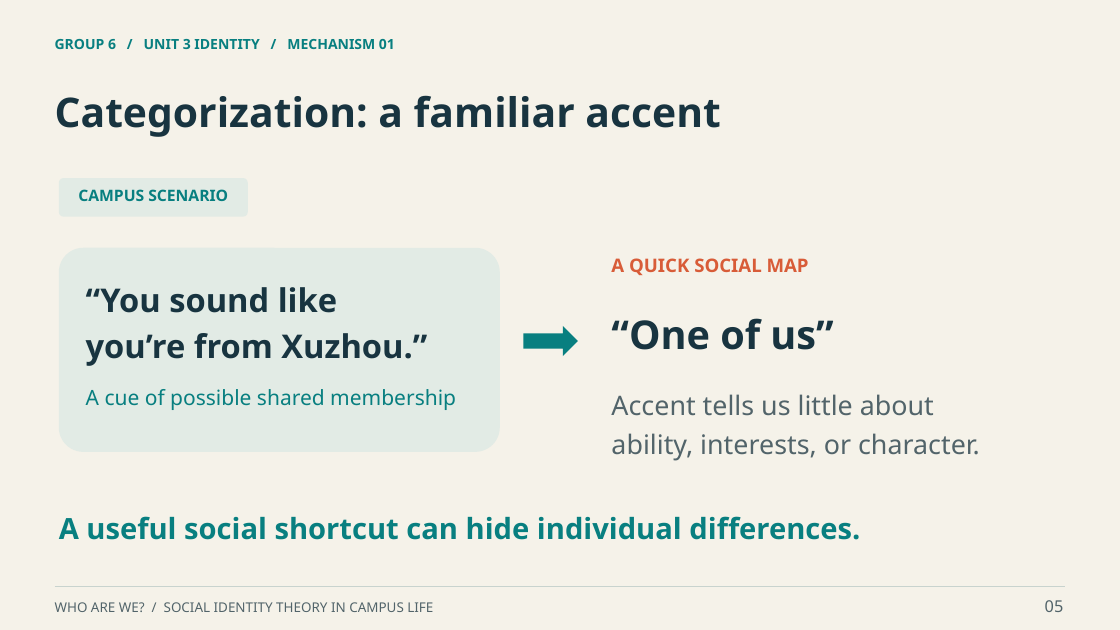
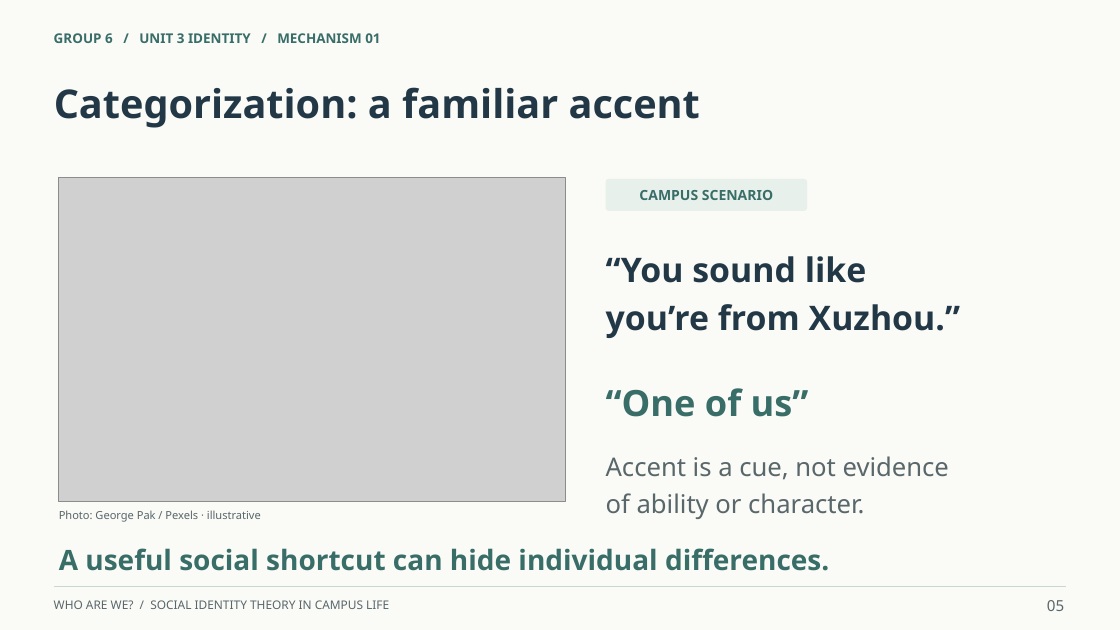
Before and after one commit to ngo769874-max/helloworld, a slide deck: slide 5 of work/deliverables/第6组_学术英语展示_Who_Are_We.pptx. Drawn at 1120x630 pixels with LibreOffice and Linux fonts; fonts in the diff are those of the drawing; grey boxes stand for pictures. Boxes give left, top, right and bottom in pixels: in the first picture for what was removed or moved away, otherwise in the second. Text is boxed around its words. In the diff, an @@ line names an element or a change of style, - is before the commit and + after.

Commit message:
Add real campus photography and unify presentation with light backgrounds

```diff
--- a/work/deliverables/第6组_学术英语展示_Who_Are_We.pptx
+++ b/work/deliverables/第6组_学术英语展示_Who_Are_We.pptx
@@ background #F5F2E9 to #FAFAF6 @@
@@ text "GROUP 6 / UNIT 3 ..." at (x1=54, y1=33, x2=380, y2=43): size 12 to 11.5 pt, text colour #087F80 to #386D68 @@
@@ text "Categorization: a familiar accent" moved from (x1=55, y1=95, x2=720, y2=137) to (x1=54, y1=87, x2=700, y2=128) @@
@@ text "Categorization: a familiar accent" at (x1=54, y1=87, x2=700, y2=128): size 35 to 34 pt, text colour #183440 to #233846 @@
@@ rounded rectangle removed at (x1=59, y1=178, x2=248, y2=217) @@
@@ picture added at (x1=59, y1=177, x2=565, y2=502) @@
@@ rounded rectangle resized from (x1=59, y1=248, x2=500, y2=452) to (x1=606, y1=179, x2=807, y2=211) @@
@@ rounded rectangle at (x1=606, y1=179, x2=807, y2=211): fill #E2EBE5 to #E8F0EB; proportions changed @@
@@ text "CAMPUS SCENARIO" moved from (x1=78, y1=189, x2=228, y2=201) to (x1=639, y1=190, x2=773, y2=200) @@
@@ text "CAMPUS SCENARIO" at (x1=639, y1=190, x2=773, y2=200): size 13.5 to 12 pt, text colour #087F80 to #386D68 @@
@@ text "“You sound like" moved from (x1=86, y1=287, x2=427, y2=366) to (x1=606, y1=256, x2=960, y2=338) @@
@@ text "“You sound like" at (x1=606, y1=256, x2=960, y2=338): size 28 to 29 pt, text colour #183440 to #233846 @@
@@ text removed at (x1=611, y1=258, x2=809, y2=275) @@
-A QUICK SOCIAL MAP
@@ right arrow removed at (x1=523, y1=326, x2=578, y2=356) @@
@@ text removed at (x1=86, y1=389, x2=456, y2=410) @@
-A cue of possible shared membership
@@ text "“One of us”" moved from (x1=611, y1=318, x2=833, y2=350) to (x1=606, y1=388, x2=809, y2=417) @@
@@ text "“One of us”" at (x1=606, y1=388, x2=809, y2=417): size 34 to 31 pt, text colour #183440 to #386D68 @@
@@ text at (x1=606, y1=456, x2=949, y2=519): text changed; size 23 to 22 pt; text colour #52646A to #59676B @@
-Accent tells us little about
-ability, interests, or character.
+Accent is a cue, not evidence
+of ability or character.
@@ text "A useful social shortcut can ..." moved from (x1=59, y1=516, x2=860, y2=540) to (x1=59, y1=548, x2=829, y2=571) @@
@@ text "A useful social shortcut can ..." at (x1=59, y1=548, x2=829, y2=571): size 25 to 24 pt, text colour #087F80 to #386D68 @@
@@ text added at (x1=59, y1=510, x2=261, y2=522), 9.5 pt, text #59676B @@
+Photo: George Pak / Pexels · illustrative
@@ text "WHO ARE WE? / SOCIAL ..." at (x1=54, y1=600, x2=389, y2=609): size 11.5 to 10.2 pt, text colour #52646A to #59676B @@
@@ text "05" at (x1=1047, y1=600, x2=1064, y2=611): size 14 to 13 pt, text colour #52646A to #59676B @@
```
Also in this commit, not shown: 15 other slides changed, 2 other files.
